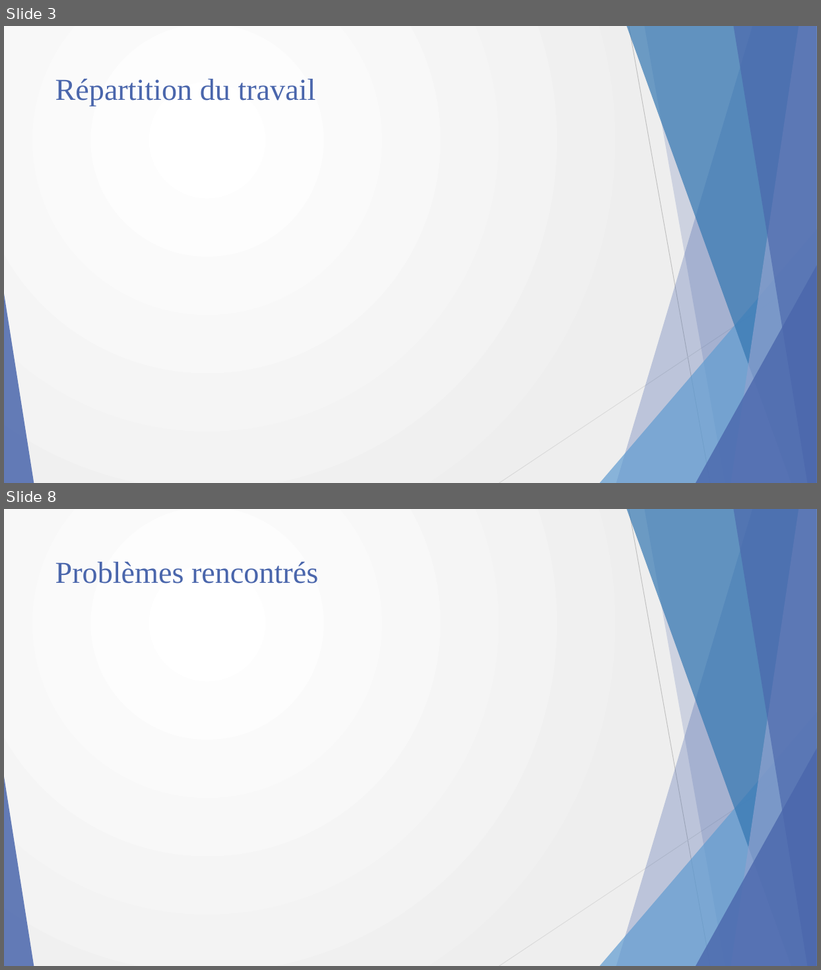
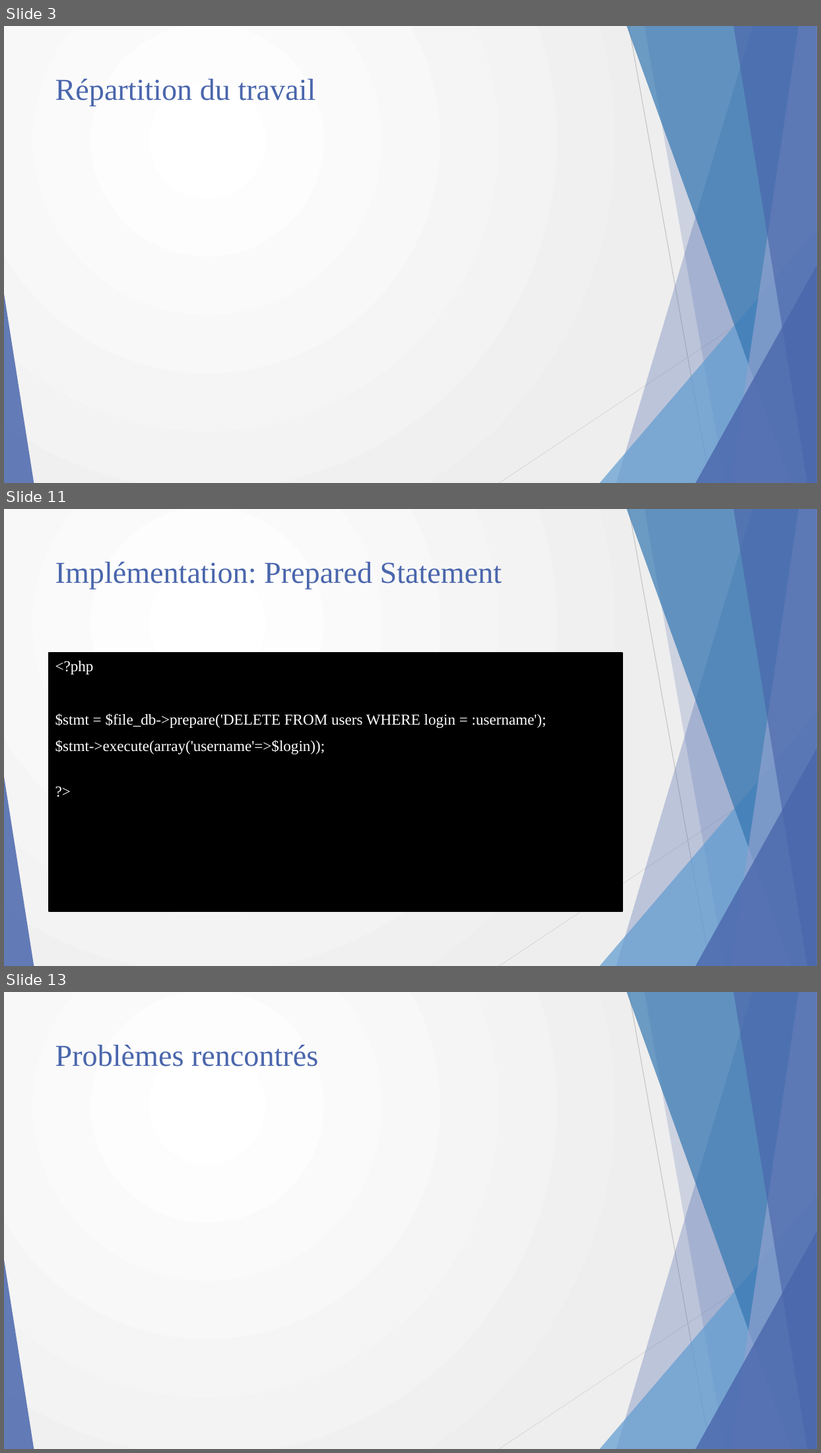
Before and after one commit to DDejviDD/STI-Project2, a slide deck: presentation.pptx. Shown one above the other, each under a label of ours: slides 3 and 8 before the commit, slides 3, 11 and 13 after it; the slides between them are not shown. The pictures are 821x970 and 821x1453 pixels, drawn with LibreOffice and Linux fonts; fonts in the diff are those of the drawing. Boxes give left, top, right and bottom in pixels: in the first picture for what was removed or moved away, otherwise in the second. Text is boxed around its words. In the diff, an @@ line names an element or a change of style, - is before the commit and + after.

```diff
--- a/presentation.pptx
+++ b/presentation.pptx
@@ slide 11 added at (x1=4, y1=509, x2=817, y2=966), background gradient #FFFFFF to #EEEEEE; not listed: 10 template elements that a slide beside it also shows @@
@@ title added at (x1=55, y1=562, x2=502, y2=589), 36 pt, text #4A66AC @@
+Implémentation: Prepared Statement
@@ text added at (x1=49, y1=653, x2=622, y2=912), fill #000000, outline #000000 1.5 pt, 18 pt, text #FFFFFF @@
+<?php
+$stmt = $file_db->prepare('DELETE FROM users WHERE login = :username');
+$stmt->execute(array('username'=>$login));
+?>
@@ what was slide 8 is now slide 13 @@
```
Also in this commit, not shown: 3 slides changed, 5 other slides added, 1 slide removed, 1 other file.
